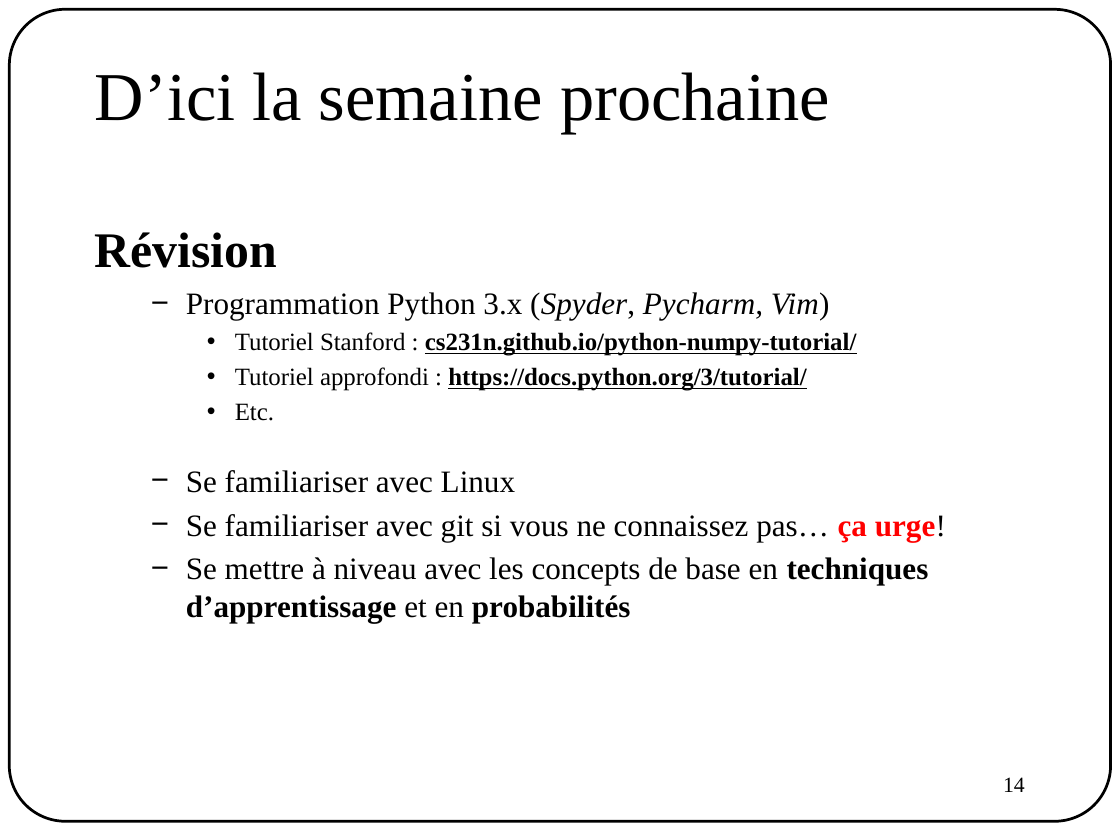
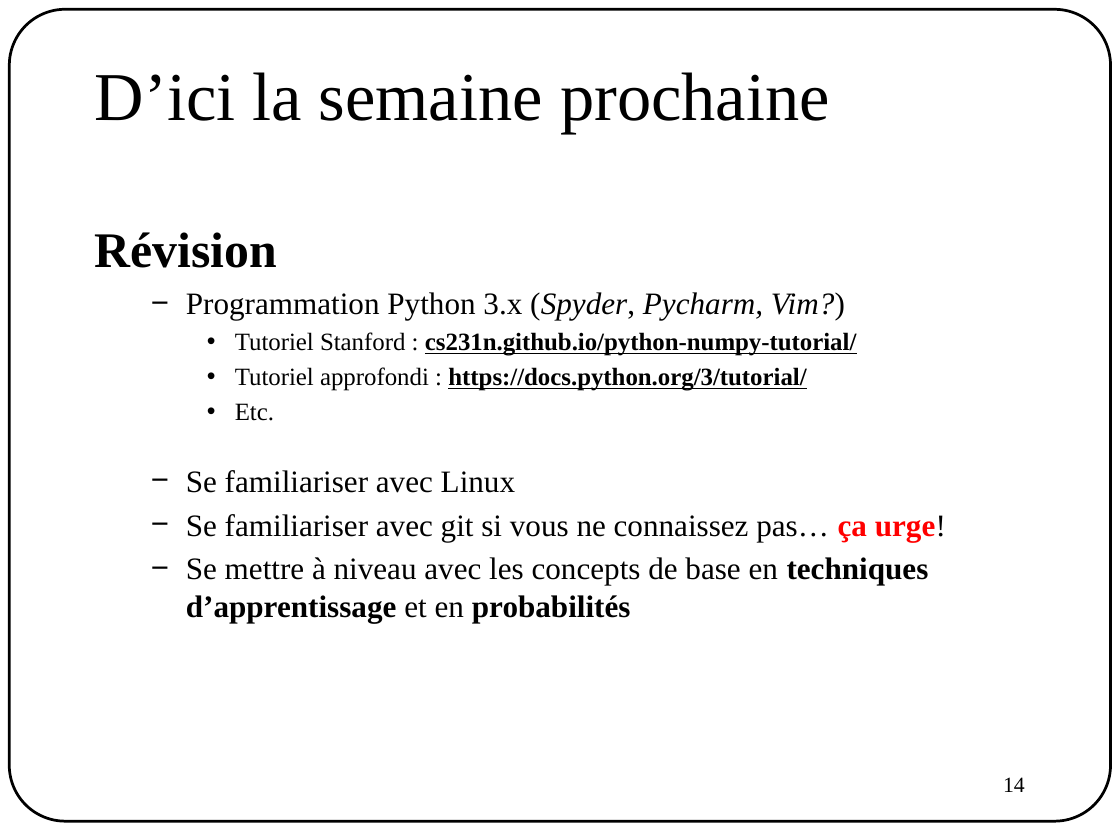
Before and after one commit to AntoineTheb/AntoineTheb.github.io, a slide deck: slide 14 of files/ift780/00_presentation.pptx. Drawn at 1120x840 pixels with LibreOffice and Linux fonts; fonts in the diff are those of the drawing. Boxes give left, top, right and bottom in pixels: in the first picture for what was removed or moved away, otherwise in the second. Text is boxed around its words. In the diff, an @@ line names an element or a change of style, - is before the commit and + after.

```diff
--- a/files/ift780/00_presentation.pptx
+++ b/files/ift780/00_presentation.pptx
@@ text at (186,292,845,320): text changed @@
-  − Programmation Python 3.x (Spyder, Pycharm, Vim)
+  − Programmation Python 3.x (Spyder, Pycharm, Vim?)
```
Also in this commit, not shown: 6 other slides changed, 4 other files.
